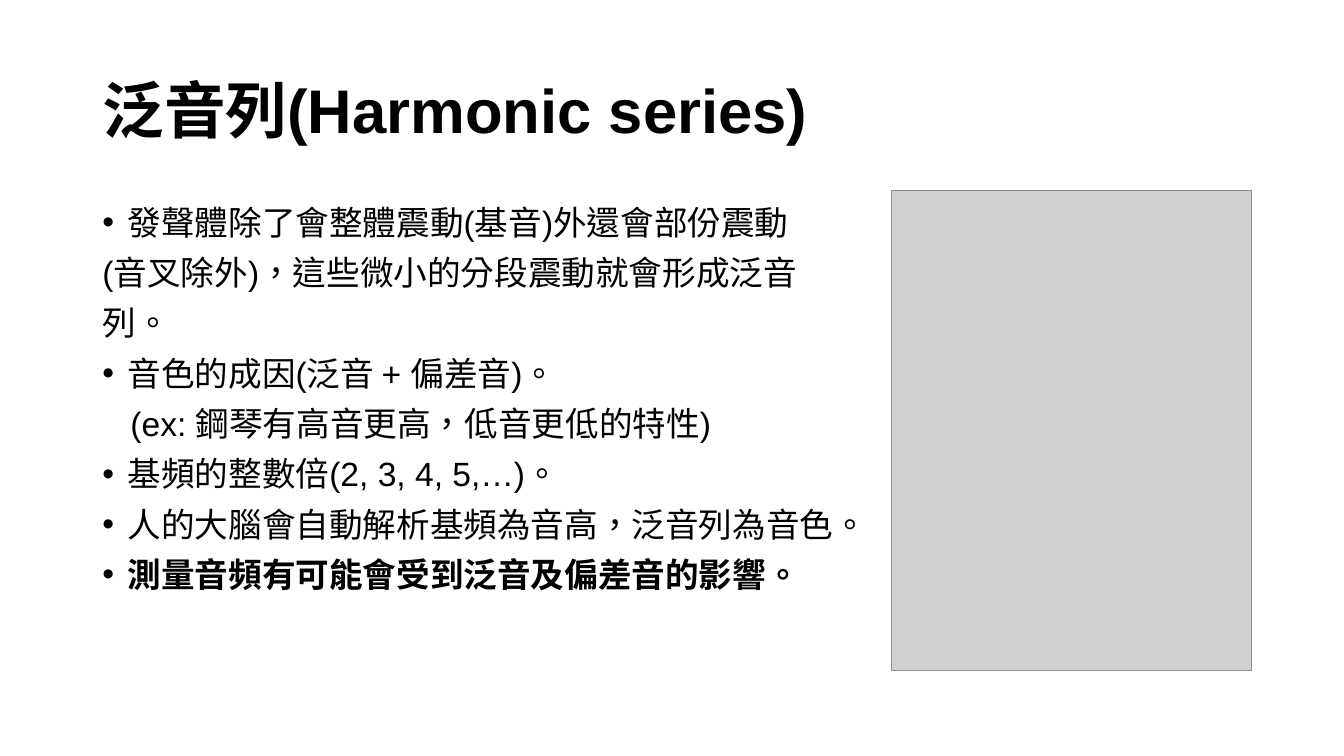
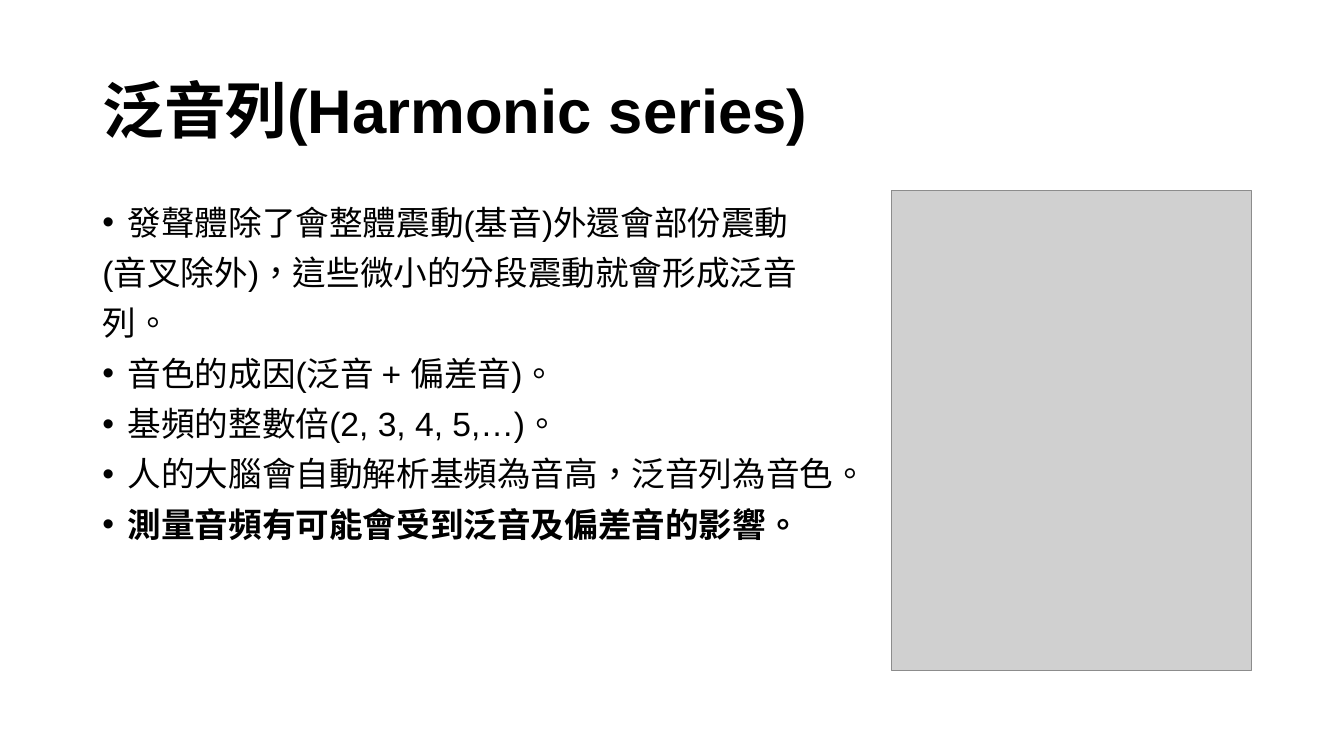
Before and after one commit to HowardYuuu/TunerWinForm, a slide deck: slide 5 of 1224報告_NAudio.pptx. Drawn at 1344x756 pixels with LibreOffice and Linux fonts; fonts in the diff are those of the drawing; grey boxes stand for pictures. Boxes give left, top, right and bottom in pixels: in the first picture for what was removed or moved away, otherwise in the second. Text is boxed around its words. In the diff, an @@ line names an element or a change of style, - is before the commit and + after.

```diff
--- a/1224報告_NAudio.pptx
+++ b/1224報告_NAudio.pptx
@@ text at bbox=[130, 407, 711, 443]: paragraph removed @@
-(ex: 鋼琴有高音更高，低音更低的特性)
```
Also in this commit, not shown: 4 other slides changed, 1 other file.
